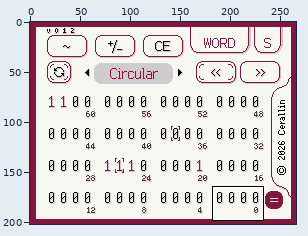
Pixel-art file, stored at design/HexCalculatorDS-sub-binary.ase. Above: a wide view before the commit, with the close-up outlined.
Close-up. Before the edit:
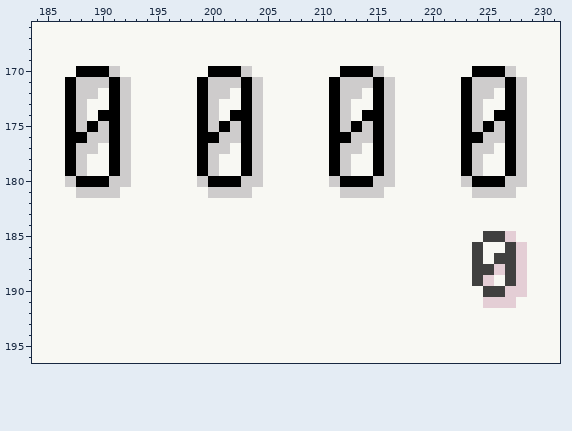
266x202 pixels, 1 frame. Shown: x 184..231, y 166..196. The commit also changed other parts of the picture, which this record leaves out.
And afterwards:
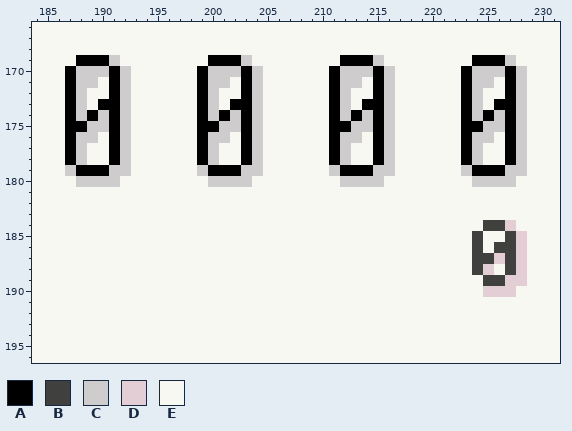
Palette (. is transparent): A #000000  B #40403f  C #cecccc  D #e4ced5  E #f8f8f3
Edits made:
--- layers "数字视图/位", "数字视图/数字视图2", "数字视图/数字视图"
@@ x 184..231 @@
 168 EEEEEEEEEEEEEEEEEEEEEEEEEEEEEEEEEEEEEEEEEEEEEEEE
-169 EEEEEEEEEEEEEEEEEEEEEEEEEEEEEEEEEEEEEEEEEEEEEEEE
-170 EEEEAAACEEEEEEEEAAACEEEEEEEEAAACEEEEEEEEAAACEEEE
-171 EEEACCCACEEEEEEACCCACEEEEEEACCCACEEEEEEACCCACEEE
-172 EEEACCEACEEEEEEACCEACEEEEEEACCEACEEEEEEACCEACEEE
-173 EEEACEEACEEEEEEACEEACEEEEEEACEEACEEEEEEACEEACEEE
-174 EEEACEAACEEEEEEACEAACEEEEEEACEAACEEEEEEACEAACEEE
-175 EEEACACACEEEEEEACACACEEEEEEACACACEEEEEEACACACEEE
-176 EEEAACCACEEEEEEAACCACEEEEEEAACCACEEEEEEAACCACEEE
-177 EEEACCEACEEEEEEACCEACEEEEEEACCEACEEEEEEACCEACEEE
+169 EEEEAAACEEEEEEEEAAACEEEEEEEEAAACEEEEEEEEAAACEEEE
+170 EEEACCCACEEEEEEACCCACEEEEEEACCCACEEEEEEACCCACEEE
+171 EEEACCEACEEEEEEACCEACEEEEEEACCEACEEEEEEACCEACEEE
+172 EEEACEEACEEEEEEACEEACEEEEEEACEEACEEEEEEACEEACEEE
+173 EEEACEAACEEEEEEACEAACEEEEEEACEAACEEEEEEACEAACEEE
+174 EEEACACACEEEEEEACACACEEEEEEACACACEEEEEEACACACEEE
+175 EEEAACCACEEEEEEAACCACEEEEEEAACCACEEEEEEAACCACEEE
+176 EEEACCEACEEEEEEACCEACEEEEEEACCEACEEEEEEACCEACEEE
+177 EEEACEEACEEEEEEACEEACEEEEEEACEEACEEEEEEACEEACEEE
 178 EEEACEEACEEEEEEACEEACEEEEEEACEEACEEEEEEACEEACEEE
-179 EEEACEEACEEEEEEACEEACEEEEEEACEEACEEEEEEACEEACEEE
-180 EEECAAACCEEEEEECAAACCEEEEEECAAACCEEEEEECAAACCEEE
-181 EEEECCCCEEEEEEEECCCCEEEEEEEECCCCEEEEEEEECCCCEEEE
+179 EEECAAACCEEEEEECAAACCEEEEEECAAACCEEEEEECAAACCEEE
+180 EEEECCCCEEEEEEEECCCCEEEEEEEECCCCEEEEEEEECCCCEEEE
+181 EEEEEEEEEEEEEEEEEEEEEEEEEEEEEEEEEEEEEEEEEEEEEEEE
 182 EEEEEEEEEEEEEEEEEEEEEEEEEEEEEEEEEEEEEEEEEEEEEEEE
 183 EEEEEEEEEEEEEEEEEEEEEEEEEEEEEEEEEEEEEEEEEEEEEEEE
-184 EEEEEEEEEEEEEEEEEEEEEEEEEEEEEEEEEEEEEEEEEEEEEEEE
-185 EEEEEEEEEEEEEEEEEEEEEEEEEEEEEEEEEEEEEEEEEBBDEEEE
-186 EEEEEEEEEEEEEEEEEEEEEEEEEEEEEEEEEEEEEEEEBEEBDEEE
-187 EEEEEEEEEEEEEEEEEEEEEEEEEEEEEEEEEEEEEEEEBEBBDEEE
-188 EEEEEEEEEEEEEEEEEEEEEEEEEEEEEEEEEEEEEEEEBBDBDEEE
-189 EEEEEEEEEEEEEEEEEEEEEEEEEEEEEEEEEEEEEEEEBDEBDEEE
-190 EEEEEEEEEEEEEEEEEEEEEEEEEEEEEEEEEEEEEEEEEBBDDEEE
-191 EEEEEEEEEEEEEEEEEEEEEEEEEEEEEEEEEEEEEEEEEDDDEEEE
+184 EEEEEEEEEEEEEEEEEEEEEEEEEEEEEEEEEEEEEEEEEBBDEEEE
+185 EEEEEEEEEEEEEEEEEEEEEEEEEEEEEEEEEEEEEEEEBEEBDEEE
+186 EEEEEEEEEEEEEEEEEEEEEEEEEEEEEEEEEEEEEEEEBEBBDEEE
+187 EEEEEEEEEEEEEEEEEEEEEEEEEEEEEEEEEEEEEEEEBBDBDEEE
+188 EEEEEEEEEEEEEEEEEEEEEEEEEEEEEEEEEEEEEEEEBDEBDEEE
+189 EEEEEEEEEEEEEEEEEEEEEEEEEEEEEEEEEEEEEEEEEBBDDEEE
+190 EEEEEEEEEEEEEEEEEEEEEEEEEEEEEEEEEEEEEEEEEDDDEEEE
+191 EEEEEEEEEEEEEEEEEEEEEEEEEEEEEEEEEEEEEEEEEEEEEEEE
 192 EEEEEEEEEEEEEEEEEEEEEEEEEEEEEEEEEEEEEEEEEEEEEEEE
